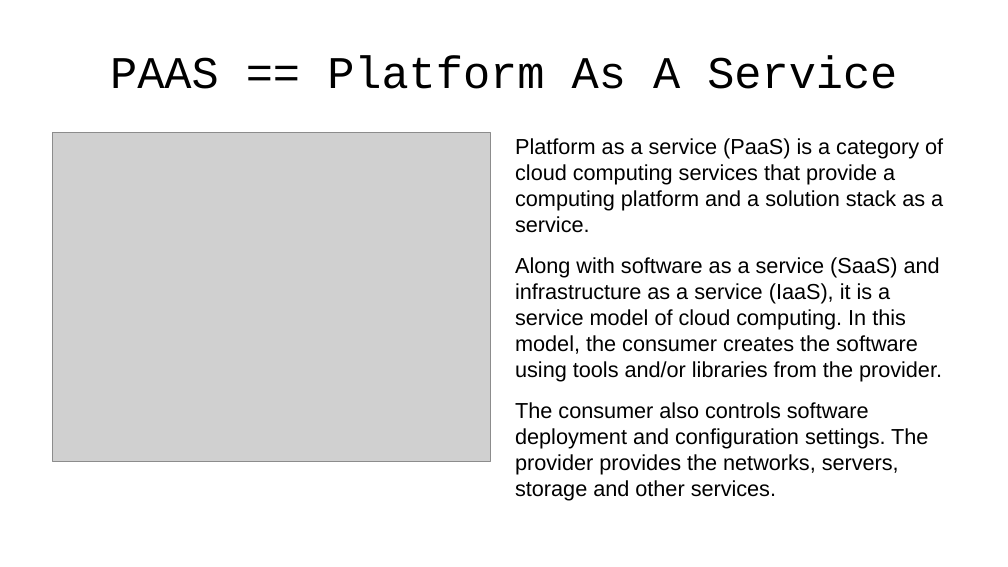
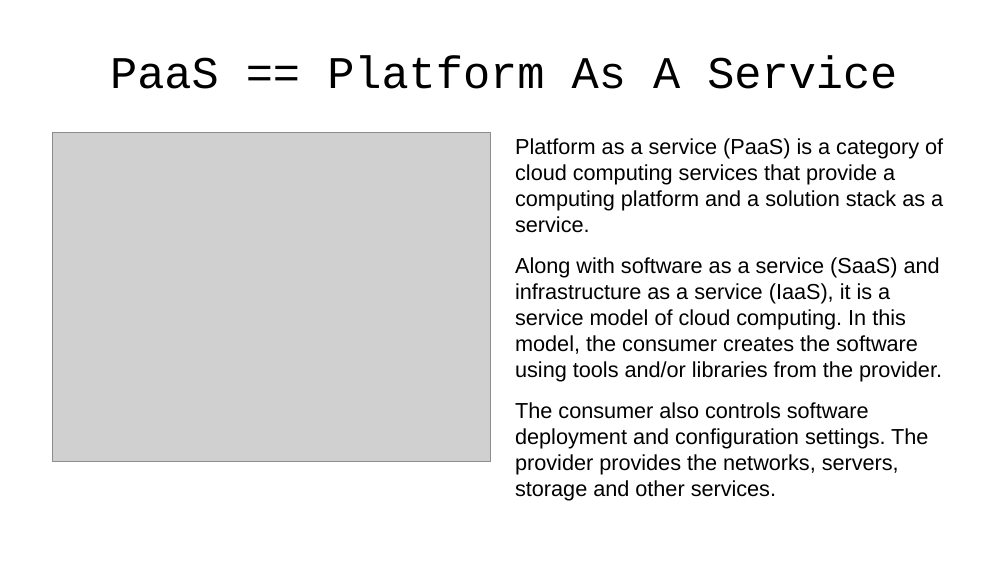
Before and after one commit to emgiezet/meetphp-8, a slide deck: slide 4 of presentation/presentation.odp. Drawn at 1008x567 pixels with LibreOffice and Linux fonts; fonts in the diff are those of the drawing; grey boxes stand for pictures; background and template pictures are left out. Boxes give left, top, right and bottom in pixels: in the first picture for what was removed or moved away, otherwise in the second. Text is boxed around its words. In the diff, an @@ line names an element or a change of style, - is before the commit and + after.

```diff
--- a/presentation/presentation.odp
+++ b/presentation/presentation.odp
@@ title at (110, 55, 897, 89): text changed @@
-PAAS == Platform As A Service
+PaaS == Platform As A Service
```
Also in this commit, not shown: 10 other slides changed, 4 slides added, 2 slides removed, 52 other files.
